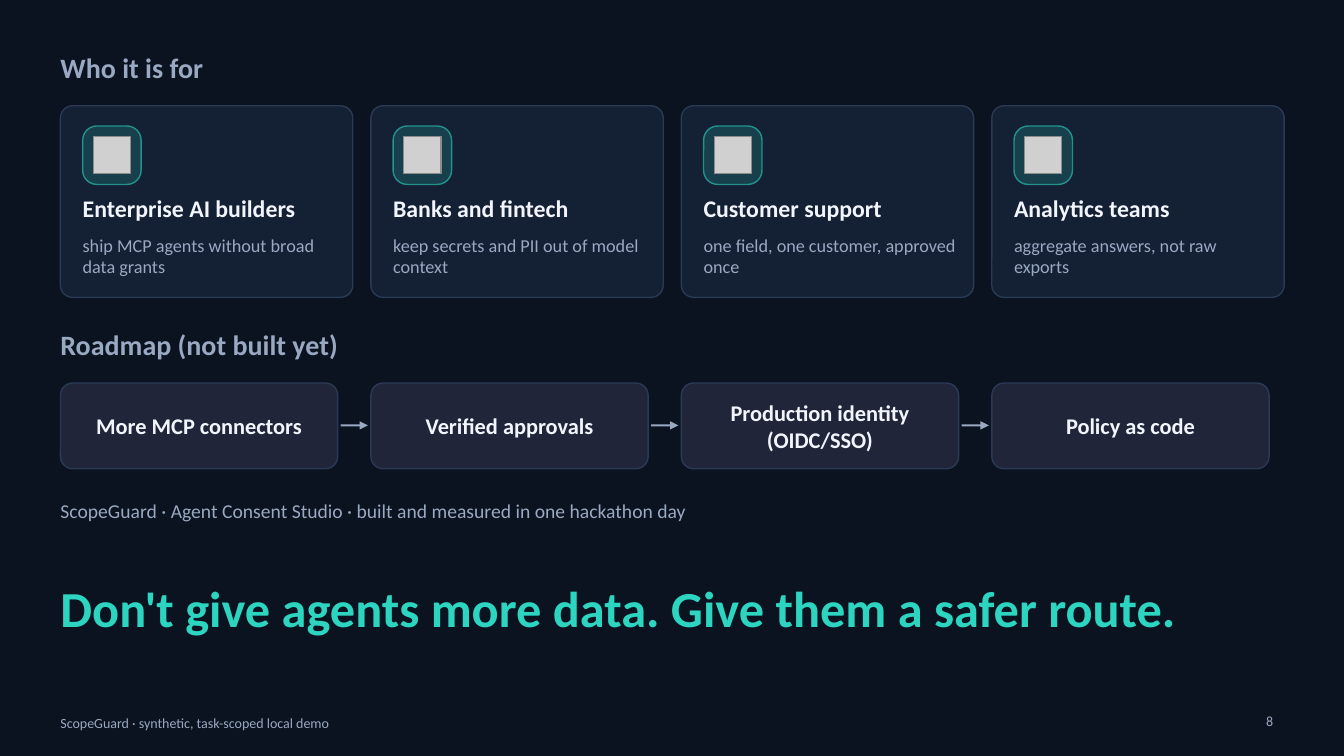
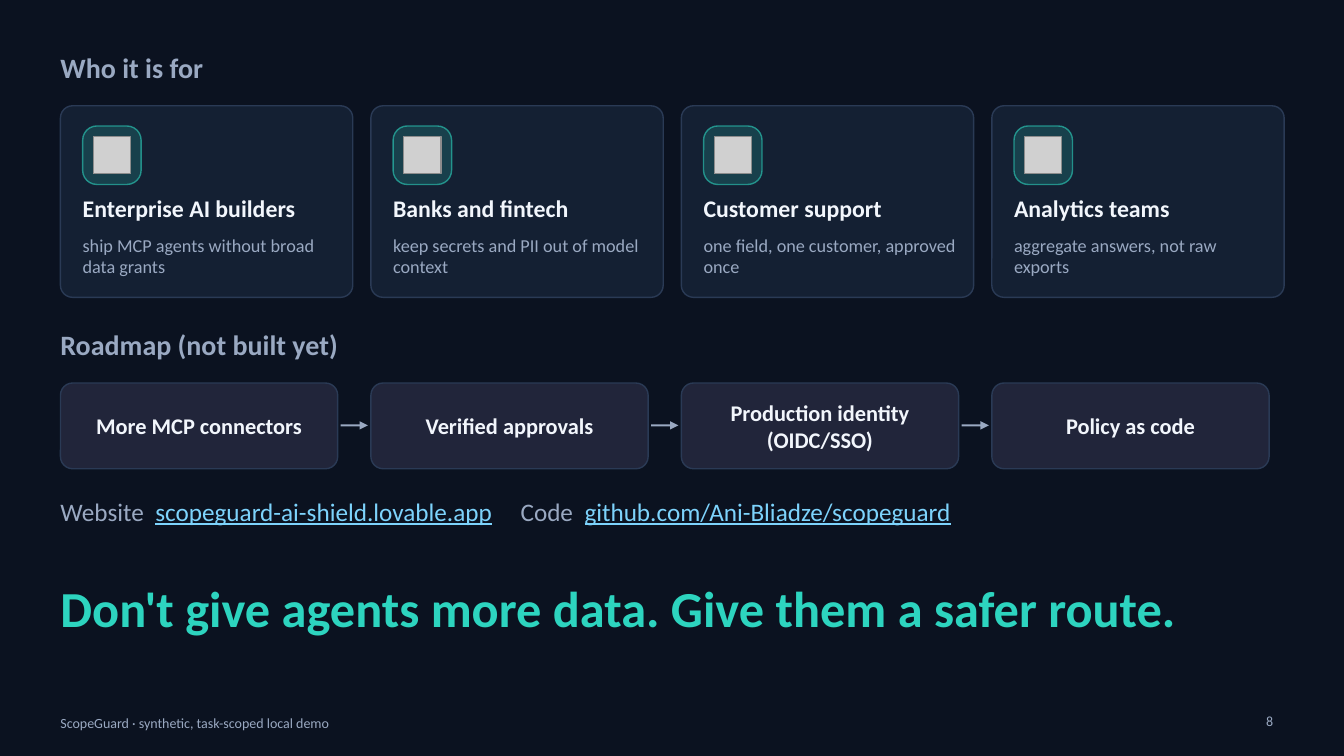
Before and after one commit to Ani-Bliadze/scopeguard, a slide deck: slide 8 of pitch/ScopeGuard_Pitch.pptx. Drawn at 1344x756 pixels with LibreOffice and Linux fonts; fonts in the diff are those of the drawing; grey boxes stand for pictures. Boxes give left, top, right and bottom in pixels: in the first picture for what was removed or moved away, otherwise in the second. Text is boxed around its words. In the diff, an @@ line names an element or a change of style, - is before the commit and + after.

```diff
--- a/pitch/ScopeGuard_Pitch.pptx
+++ b/pitch/ScopeGuard_Pitch.pptx
@@ text at box(60, 503, 951, 526): text changed; size 14 to 18 pt; text colour #9AA9C2 to #7DD3FC @@
-ScopeGuard · Agent Consent Studio · built and measured in one hackathon day
+Website scopeguard-ai-shield.lovable.app Code github.com/Ani-Bliadze/scopeguard
```
Also in this commit, not shown: 10 other files.
